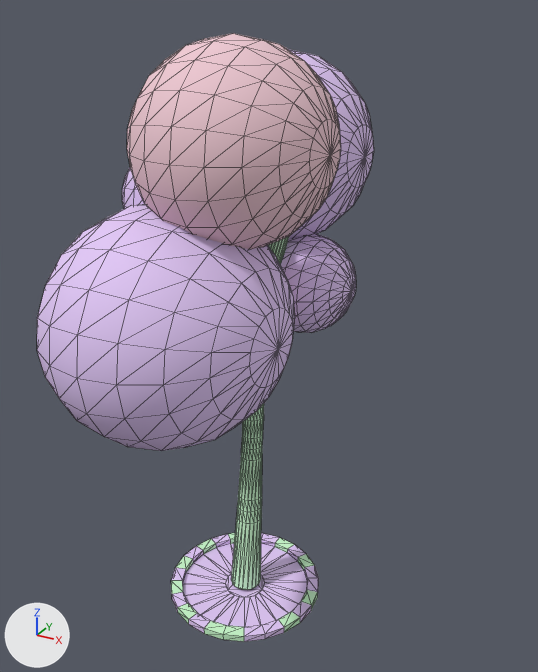
Two versions of the FBX model Wiseman/Wiseman/Assets/Meshes/Meshes/Assets/Arbre.FBX, one commit apart.
One viewpoint serves both versions: a camera (50 mm lens) standing at (0.469, -0.776, 0.812) and looking at (0.038, 0.007, 0.421). The lights are fixed; the arrows at lower left show +X, +Y and +Z. Mesh edges are drawn as thin lines. Where no turn or scale is listed for an object, it has been applied to the vertices.
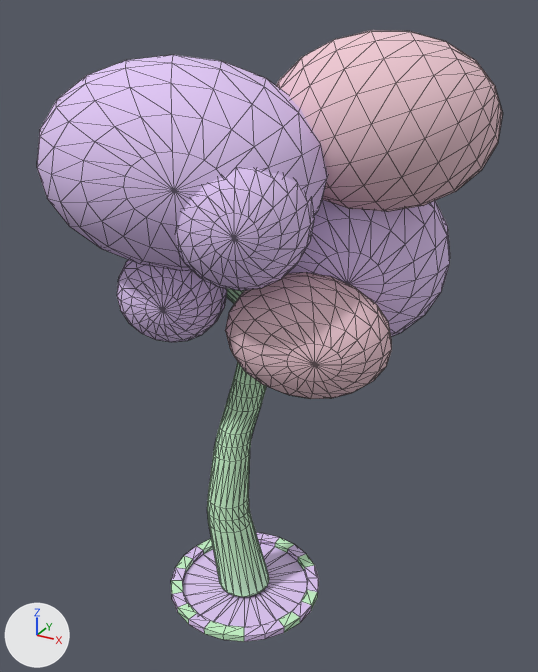
Changed parts and their boxes [x1, y1, x2, y2] in the pictures (538 x 672 px):
```json
{"object": "Arbre002", "change": "added", "after": [37, 30, 503, 597], "on screen": "purple", "faces in mat_two (purple #e4caf9)": [37, 55, 450, 342], "faces in mat_three (white #f0cad4)": [225, 30, 503, 399], "faces in mat_one (green #caf7cc)": [207, 288, 269, 597]}
{"object": "Cylinder002", "change": "deleted", "before": [37, 33, 374, 590], "faces in mat_two (purple #e4caf9)": [37, 49, 374, 451], "faces in mat_three (white #f0cad4)": [127, 33, 341, 249], "faces in mat_one (green #caf7cc)": [231, 237, 289, 590]}
```

The change, as JSON lines over the scene's bpy script:
```json
{"op": "add", "block": "me_mesh_001_1", "code": ["me_mesh_001_1 = bpy.data.meshes.new('Mesh.001')", "me_mesh_001_1.from_pydata(...)  # 1472 vertices, 2858 faces; spans x -0.266..0.264, y -0.162..0.282, z -0.394..0.393", "# faces by material slot: [698, 1440, 720]", "me_mesh_001_1.materials.append(mat_one)  # green #caf7cc", "me_mesh_001_1.materials.append(mat_two)  # purple #e4caf9", "me_mesh_001_1.materials.append(mat_three)  # white #f0cad4"]}
{"op": "remove", "block": "ob_cylinder002", "code": ["ob_cylinder002 = bpy.data.objects.new('Cylinder002', me_mesh)", "ob_cylinder002.location = (0.016, -0.025, 0.397)"]}
{"op": "add", "block": "ob_arbre002", "code": ["ob_arbre002 = bpy.data.objects.new('Arbre002', me_mesh_001_1)", "ob_arbre002.location = (0.016, 0.002, 0.397)"]}
```
